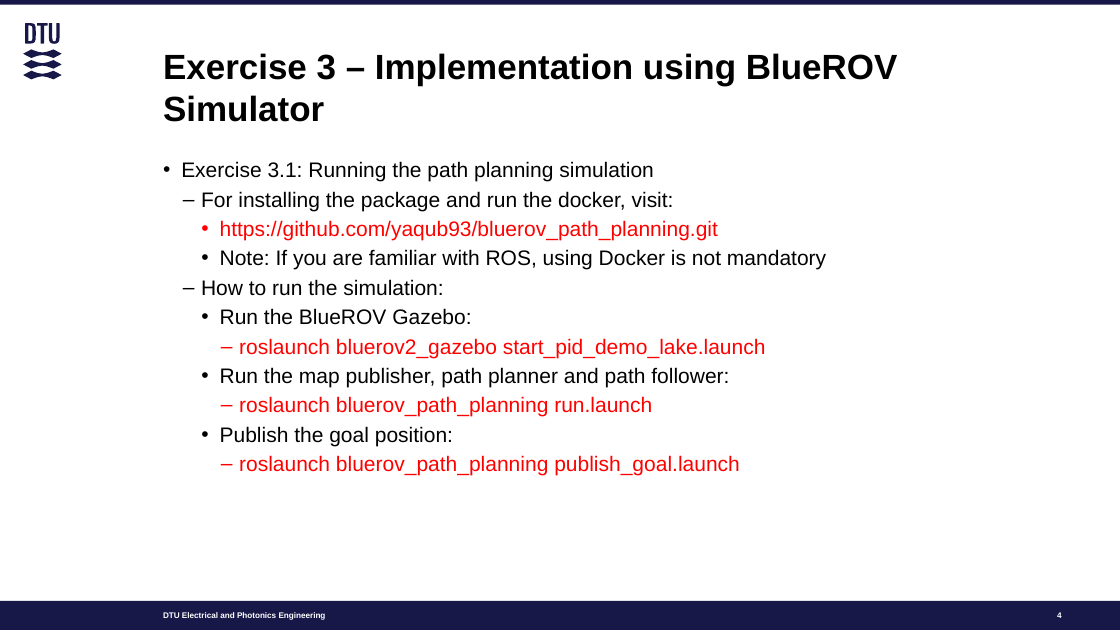
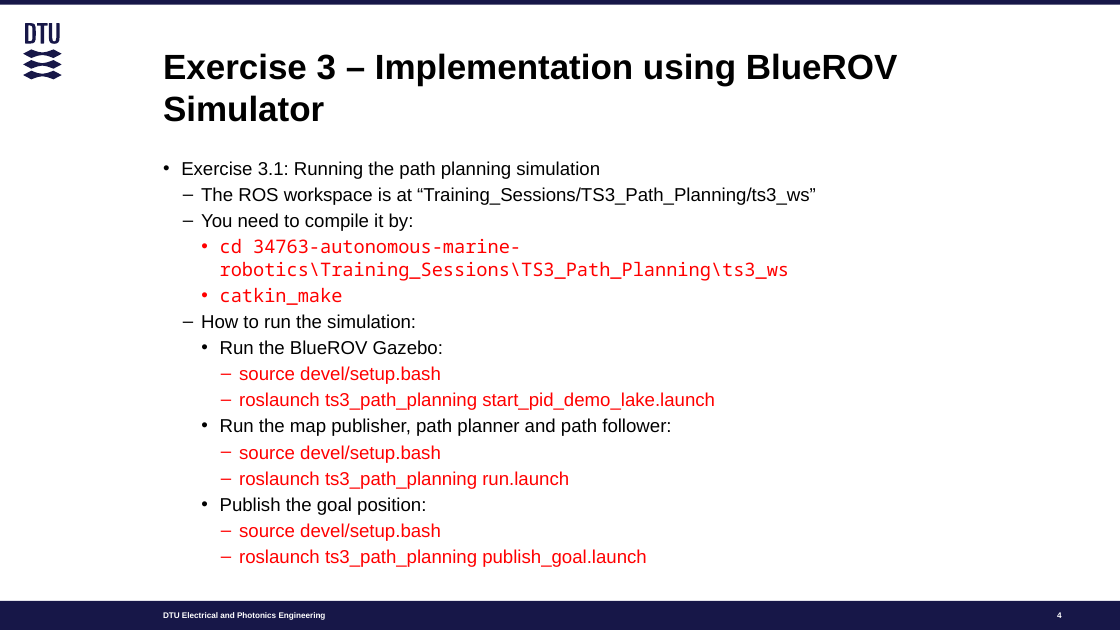
Before and after one commit to schollenkopf/MarineRoboticsTeam1, a slide deck: slide 4 of Slides/T3 - Path Planning.pptx. Drawn at 1120x630 pixels with LibreOffice and Linux fonts; fonts in the diff are those of the drawing. Boxes give left, top, right and bottom in pixels: in the first picture for what was removed or moved away, otherwise in the second. Text is boxed around its words. In the diff, an @@ line names an element or a change of style, - is before the commit and + after.

```diff
--- a/Slides/T3 - Path Planning.pptx
+++ b/Slides/T3 - Path Planning.pptx
@@ text at box(181, 161, 671, 515): size 18 to 16 pt in "Exercise 3.1: Running the path planning simulation", "How to run the simulation:", "Run the BlueROV Gazebo:", "Run the map publisher, path planner and ..." and 1 more places @@
@@ text at box(201, 187, 816, 305): text changed; size 18 to 16 pt; font Arial to Noto Sans Mono; text colour #000000 to #FF0000 @@
-  – For installing the package and run the docker, visit:
-    • https://github.com/yaqub93/bluerov_path_planning.git
-    • Note: If you are familiar with ROS, using Docker is not mandatory
+  – The ROS workspace is at “Training_Sessions/TS3_Path_Planning/ts3_ws”
+  – You need to compile it by:
+    • cd 34763-autonomous-marine-robotics\Training_Sessions\TS3_Path_Planning\ts3_ws
+    • catkin_make
@@ text at box(239, 366, 715, 410): text changed; size 18 to 16 pt @@
-      – roslaunch bluerov2_gazebo start_pid_demo_lake.launch
+      – source devel/setup.bash
+      – roslaunch ts3_path_planning start_pid_demo_lake.launch
@@ text at box(239, 445, 569, 489): text changed; size 18 to 16 pt @@
-      – roslaunch bluerov_path_planning run.launch
+      – source devel/setup.bash
+      – roslaunch ts3_path_planning run.launch
@@ text at box(239, 523, 647, 567): text changed; size 18 to 16 pt @@
-      – roslaunch bluerov_path_planning publish_goal.launch
+      – source devel/setup.bash
+      – roslaunch ts3_path_planning publish_goal.launch
```
Also in this commit, not shown: 1 other slide changed, 3 other files.
